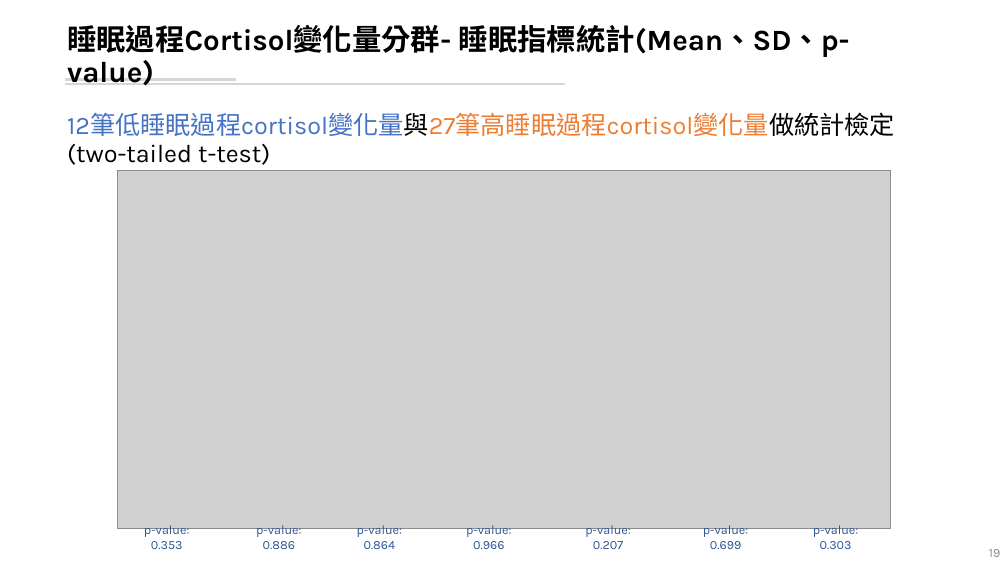
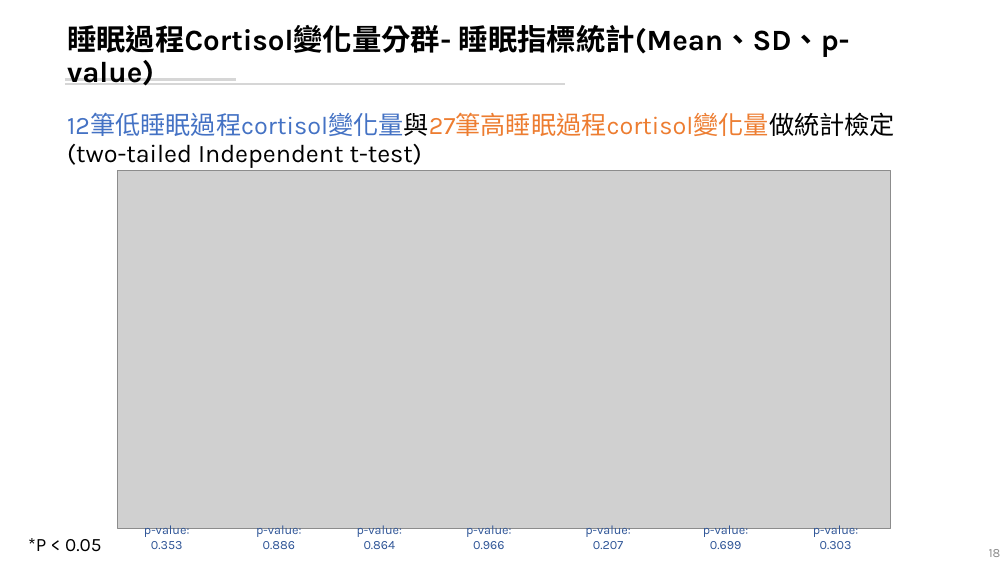
Before and after one commit to leooel97895750/REM_DataMining, a slide deck: slide 18 of 20210807_REM分析.pptx (slide 19 before the commit). Drawn at 1008x567 pixels with LibreOffice and Linux fonts; fonts in the diff are those of the drawing; grey boxes stand for pictures. Boxes give left, top, right and bottom in pixels: in the first picture for what was removed or moved away, otherwise in the second. Text is boxed around its words. In the diff, an @@ line names an element or a change of style, - is before the commit and + after.

```diff
--- a/20210807_REM分析.pptx
+++ b/20210807_REM分析.pptx
@@ text at (67, 112, 895, 168): text changed @@
-12筆低睡眠過程cortisol變化量與27筆高睡眠過程cortisol變化量做統計檢定(two-tailed t-test)
+12筆低睡眠過程cortisol變化量與27筆高睡眠過程cortisol變化量做統計檢定(two-tailed Independent t-test)
@@ text added at (28, 538, 101, 552), 18 pt, text #000000 @@
+*P < 0.05
```
Also in this commit, not shown: 14 other slides changed, 12 slides added, 1 slide removed, 12 other files.
